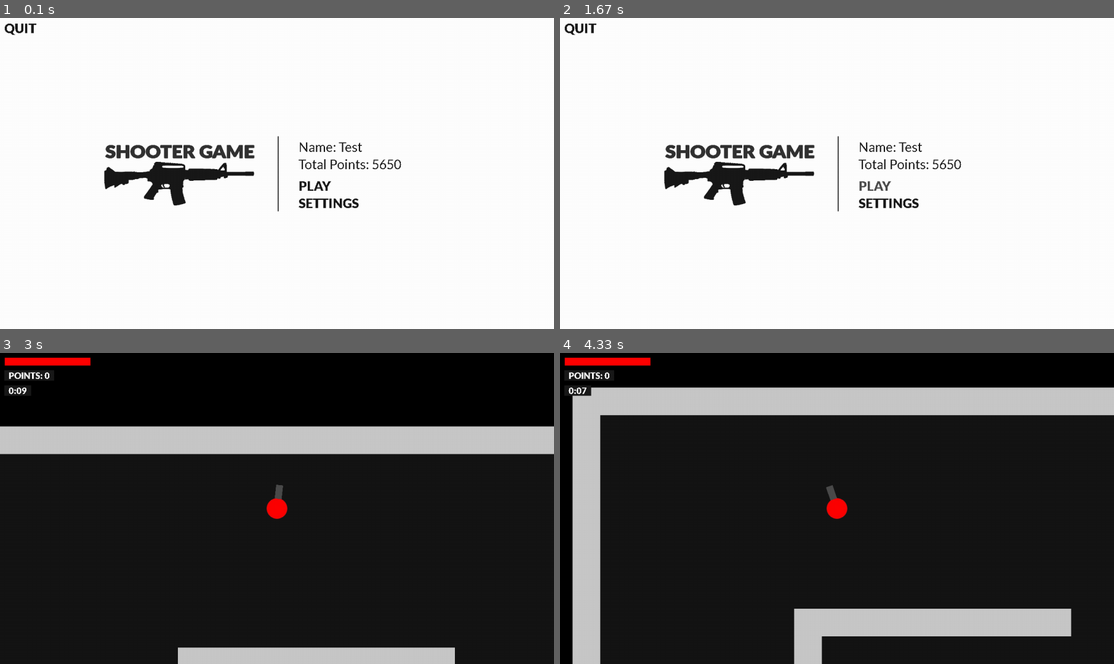
Above: before the commit, frames 1-4 (two rows, left to right).
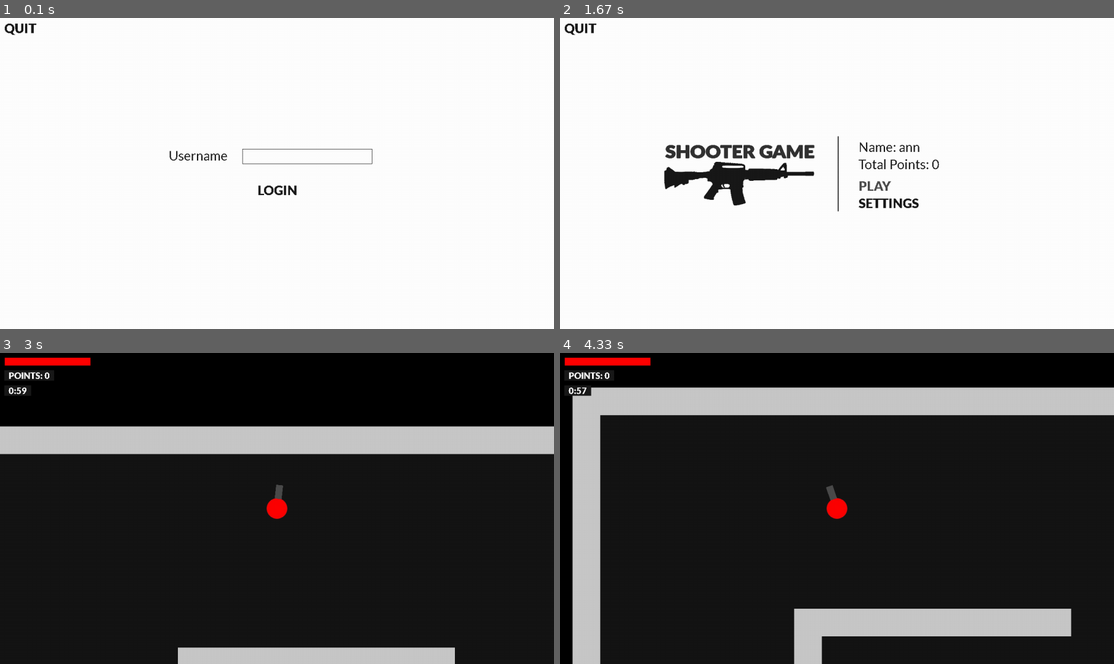
Above: after the commit, the same moments.

Repository: abmu/pygame-shooter-game
Game: pygame game, started from main.py
Same seed, same stepped clock (60 frames per second), same inputs: the game is played once before the commit and once after it.
Inputs (mouse positions are in pixels of both pictures, inside the frame that each line leads up to):
- Up to frame 1 (0.1 s): no input
- Up to frame 2 (1.67 s): click (864, 154) at 0.38 s; type "ann" at 0.67 s; tap Enter at 1 s; click (837, 195) at 1.27 s; click "PLAY" at 1.6 s
- Up to frame 3 (3 s): hold Right 1.88-2.35 s; move the mouse to (360, 399) at 1.92 s; hold Up 2.43-2.73 s; move the mouse to (343, 536) at 2.47 s; hold Right from 2.77 s (still down); move the mouse to (288, 402) at 2.8 s
- Up to frame 4 (4.33 s): release Right at 3.23 s; hold Left 3.27-3.8 s; move the mouse to (637, 499) at 3.3 s; hold Down 3.83-4.13 s; move the mouse to (842, 539) at 3.87 s; hold Left from 4.17 s (still down); move the mouse to (820, 455) at 4.2 s

The runs differ from the first frame. In frame 1, 3.3% of the frame differs, in the area x 18-73%, y 37-63%; in frame 2, 0.2%; in frame 3, less than 0.1%; in frame 4, less than 0.1%.

Commit message:
New commit

Diff:
--- a/details.csv
+++ b/details.csv
@@ -1 +1,2 @@
-Test,5650
+Test,2350
+abz,2850
--- a/game_over.py
+++ b/game_over.py
@@ -6,11 +6,12 @@
 
 
 class GameOver:
-    def __init__(self,create_overworld,stats):
+    def __init__(self,create_overworld,stats,username):
         # general setup
         self.screen = pygame.display.get_surface()
         self.create_overworld = create_overworld
         self.stats = stats
+        self.username = username
         self.update_points()
 
         # text and button setup
@@ -27,7 +28,7 @@
 
         # update the points for the user that was just playing
         for line in lines:
-            if line[0] == username:
+            if line[0] == self.username:
                 line[1] = int(line[1]) + self.stats['Points']
                 break
 
@@ -51,7 +52,7 @@
             num.display()
 
         # draw player name
-        name = Text(f'{username} (You)',(WIDTH/2+5,HEIGHT/2-90))
+        name = Text(f'{self.username} (You)',(WIDTH/2+5,HEIGHT/2-90))
         name.display()
 
         # draw player stats
--- a/level.py
+++ b/level.py
@@ -14,12 +14,13 @@
 
 
 class Level:
-    def __init__(self,create_overworld,sounds):
+    def __init__(self,create_overworld,sounds,username):
         # general setup
         self.screen = pygame.display.get_surface()
         self.create_overworld = create_overworld
         self.status = 'play'
         self.sounds = sounds
+        self.username = username
 
         # sprite group and sprite setup
         self.visible_sprites = CameraGroup()
@@ -28,7 +29,7 @@
 
         # user interface
         self.ui = UI()
-        self.timer = Timer(10)
+        self.timer = Timer(60)
         self.pause_pressed = False
 
     def create_map(self):
@@ -76,7 +77,7 @@
     def create_pause(self):
         # pause game if the status is 'play'
         if self.status == 'play':
-            self.pause_menu = PauseMenu(self.create_overworld,self.player.stats)
+            self.pause_menu = PauseMenu(self.create_overworld,self.player.stats,self.username)
             self.status = 'pause'
             self.timer.pause()
             mixer.music.pause()
@@ -87,7 +88,7 @@
             mixer.music.unpause()
 
     def create_over(self):
-        self.game_over = GameOver(self.create_overworld,self.player.stats)
+        self.game_over = GameOver(self.create_overworld,self.player.stats,self.username)
         self.status = 'over'
         self.timer.pause()
         mixer.music.pause()
--- /dev/null
+++ b/login.py
@@ -0,0 +1,33 @@
+import pygame
+import sys
+from settings import *
+from text import Text
+from button import Button
+from text_box import TextBox
+
+
+class Login:
+    def __init__(self,create_overworld):
+        # general setup
+        self.screen = pygame.display.get_surface()
+        self.create_overworld = create_overworld
+
+        # title, text and buttons setup
+        self.name_text = Text(f'Username',(WIDTH/2-250,HEIGHT/2-60))
+        self.text_box = TextBox((WIDTH/2-80,HEIGHT/2-57))
+        self.login_button = Button('LOGIN',(WIDTH/2-45,HEIGHT/2+20),self.create_overworld)
+        self.quit_button = Button('QUIT',(10,5),self.quit)
+
+    def get_username(self):
+        return self.text_box.get_text()
+
+    def quit(self):
+        pygame.quit()
+        sys.exit()
+
+    def run(self,event_list):
+        # update and draw the login screen
+        self.name_text.display()
+        self.text_box.display(event_list)
+        self.login_button.display()
+        self.quit_button.display()
--- a/main.py
+++ b/main.py
@@ -2,6 +2,7 @@
 import sys
 from pygame import mixer
 from settings import *
+from login import Login
 from overworld import Overworld
 from level import Level
 from sounds import Sounds
@@ -21,20 +22,30 @@
         self.sounds = Sounds()
 
         # default game screen
-        self.create_overworld()
+        self.create_login()
+
+    def create_login(self):
+        self.login = Login(self.create_overworld)
+        self.status = 'login'
 
     def create_overworld(self):
-        self.overworld = Overworld(self.create_level,self.sounds)
-        self.status = 'overworld'
+        # check if username is valid
+        username = self.login.get_username()
+        if not username.isspace() and len(username) > 0:
+            self.overworld = Overworld(self.create_level,self.sounds,username)
+            self.status = 'overworld'
 
     def create_level(self):
-        self.level = Level(self.create_overworld,self.sounds)
+        self.level = Level(self.create_overworld,self.sounds,self.login.get_username())
         self.status = 'level'
         mixer.music.play(-1)
 
-    def display_screen(self):
+    def display_screen(self,event_list):
         # display the overworld screen or the level screen depending on what has happened in game
-        if self.status == 'overworld':
+        if self.status == 'login':
+            self.screen.fill('white')
+            self.login.run(event_list)
+        elif self.status == 'overworld':
             self.screen.fill('white')
             self.overworld.run()
         else:
@@ -44,13 +55,14 @@
     def run(self):
         # game loop
         while True:
-            for event in pygame.event.get():
+            event_list = pygame.event.get()
+            for event in event_list:
                 if event.type == pygame.QUIT:
                     pygame.quit()
                     sys.exit()
 
             # update screen
-            self.display_screen()
+            self.display_screen(event_list)
             pygame.display.update()
             self.clock.tick(FPS)
 
--- a/overworld.py
+++ b/overworld.py
@@ -5,14 +5,15 @@
 
 
 class Overworld:
-    def __init__(self,create_level,sounds):
+    def __init__(self,create_level,sounds,username):
         # general setup
         self.create_level = create_level
+        self.sounds = sounds
+        self.username = username
         self.create_title()
-        self.sounds = sounds
 
     def create_title(self):
-        self.title_screen = TitleScreen(self.create_level,self.create_settings)
+        self.title_screen = TitleScreen(self.create_level,self.create_settings,self.username)
         self.status = 'title'
 
     def create_settings(self):
--- a/pause_menu.py
+++ b/pause_menu.py
@@ -5,11 +5,12 @@
 
 
 class PauseMenu:
-    def __init__(self,create_overworld,stats):
+    def __init__(self,create_overworld,stats,username):
         # general setup
         self.screen = pygame.display.get_surface()
         self.create_overworld = create_overworld
         self.stats = stats
+        self.username = username
 
         # text and button setup
         self.pause_setup()
@@ -37,7 +38,7 @@
             num.display()
 
         # draw player name
-        name = Text(f'{username} (You)',(WIDTH/2-180,HEIGHT/2-55))
+        name = Text(f'{self.username} (You)',(WIDTH/2-180,HEIGHT/2-55))
         name.display()
 
         # draw player stats
--- a/settings.py
+++ b/settings.py
@@ -1,5 +1,3 @@
-username = 'Test'
-
 # game setup
 WIDTH = 1280
 HEIGHT = 720
--- a/text.py
+++ b/text.py
@@ -14,6 +14,9 @@
         self.text_surf = self.font.render(self.text,False,OW_FONT_COLOUR)
         self.text_rect = self.text_surf.get_rect(topleft = self.pos)
 
+    def get_size(self):
+        return self.font.size(self.text)
+
     def display(self):
         # update and draw text
         self.screen.blit(self.text_surf,self.text_rect)
--- /dev/null
+++ b/text_box.py
@@ -0,0 +1,85 @@
+import pygame
+from settings import *
+from text import Text
+
+
+class TextBox:
+    def __init__(self,pos):
+        # general setup
+        self.screen = pygame.display.get_surface()
+
+        # text box setup
+        self.text = ''
+        self.pos = pos
+        self.active = False
+
+        # line flash
+        self.flash = True
+        self.flash_cooldown = 1000
+        self.flash_time = None
+
+    def draw_line(self):
+        # draw flashing current character indicator
+        current_time = pygame.time.get_ticks()
+
+        # alternate between showing and not showing the line
+        if current_time - self.flash_time >= self.flash_cooldown:
+            self.flash = not self.flash
+            self.flash_time = pygame.time.get_ticks()
+
+        if self.flash:
+            size = self.input_text.get_size()
+            self.line = pygame.Rect((self.pos[0]+size[0]+5,self.pos[1]+2),(2,30))
+            pygame.draw.rect(self.screen,OW_SECONDARY_COLOUR,self.line)
+
+    def draw_text_box(self):
+        # draw text box outline
+        # change colour if the box has been selected
+        if self.active:
+            colour = OW_SECONDARY_COLOUR
+            self.draw_line()
+        else:
+            colour = OW_FONT_COLOUR
+
+        self.rect = pygame.Rect(self.pos,(300,35))
+        pygame.draw.rect(self.screen,colour,self.rect,1)
+
+    def draw_text(self):
+        # draw input text
+        self.input_text = Text(self.text,(self.pos[0]+5,self.pos[1]-3))
+        self.input_text.display()
+
+    def update(self,event_list):
+        # update text box when key pressed
+        for event in event_list:
+            # cehck if the text box has been clicked on
+            if event.type == pygame.MOUSEBUTTONDOWN:
+                self.active = self.rect.collidepoint(event.pos)
+                if self.active:
+                    self.flash = True
+                    self.flash_time = pygame.time.get_ticks()
+            if event.type == pygame.KEYDOWN and self.active:
+                # check return key
+                if event.key == pygame.K_RETURN:
+                    self.active = False
+                else:
+                    self.flash = True
+                    self.flash_time = pygame.time.get_ticks()
+                    # check backspace key
+                    if event.key == pygame.K_BACKSPACE:
+                        self.text = self.text[:-1]
+                    # append the letter pressed
+                    else:
+                        self.flash = True
+                        self.flash_time = pygame.time.get_ticks()
+                        if len(self.text) < 11: # 10 characters limit
+                            self.text += event.unicode
+
+    def get_text(self):
+        return self.text
+
+    def display(self,event_list):
+        # update and draw text box
+        self.draw_text()
+        self.draw_text_box()
+        self.update(event_list)
--- a/title_screen.py
+++ b/title_screen.py
@@ -7,15 +7,16 @@
 
 
 class TitleScreen:
-    def __init__(self,create_level,create_settings):
+    def __init__(self,create_level,create_settings,username):
         # general setup
         self.screen = pygame.display.get_surface()
         self.create_level = create_level
         self.create_settings = create_settings
+        self.username = username
 
         # title, text and buttons setup
         self.title_setup()
-        self.name_text = Text(f'Name: {username}',(WIDTH/2+50,HEIGHT/2-80))
+        self.name_text = Text(f'Name: {self.username}',(WIDTH/2+50,HEIGHT/2-80))
         self.points_text_setup()
         self.play_button = Button('PLAY',(WIDTH/2+50,HEIGHT/2+10),self.create_level)
         self.settings_button = Button('SETTINGS',(WIDTH/2+50,HEIGHT/2+50),self.create_settings)
@@ -40,7 +41,7 @@
             # iterate over each line in file
             for line in reader:
                 # if the file is not empty the program will enter this for loop
-                if line[0] == username:
+                if line[0] == self.username:
                     found = True
                     points = line[1]
                     break
@@ -48,7 +49,7 @@
             # add new user to file if it doesn't already exist
             if not found:
                 writer = csv.writer(f)
-                writer.writerow([username,points])
+                writer.writerow([self.username,points])
 
         self.points_text = Text(f'Total Points: {points}',(WIDTH/2+50,HEIGHT/2-40))
 
